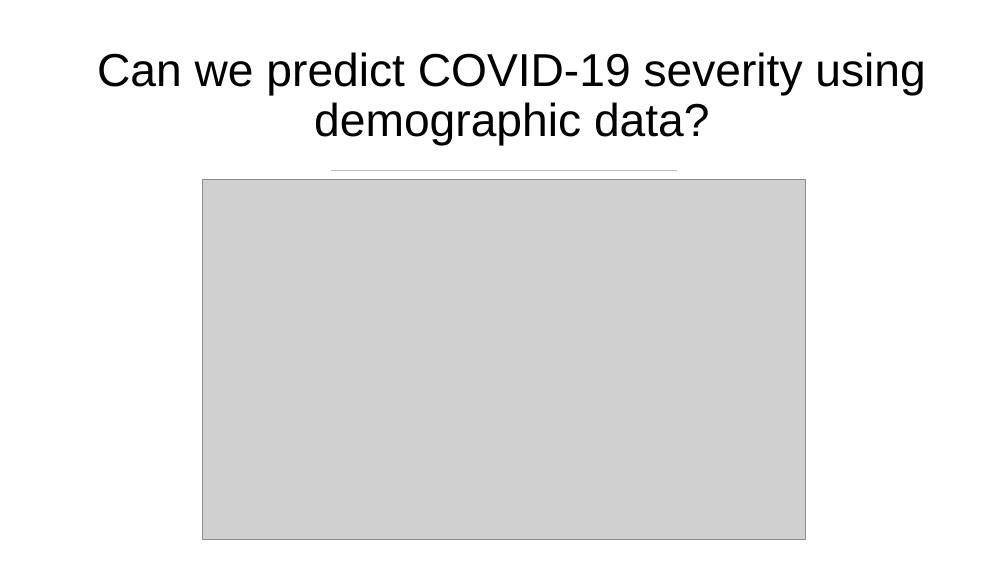
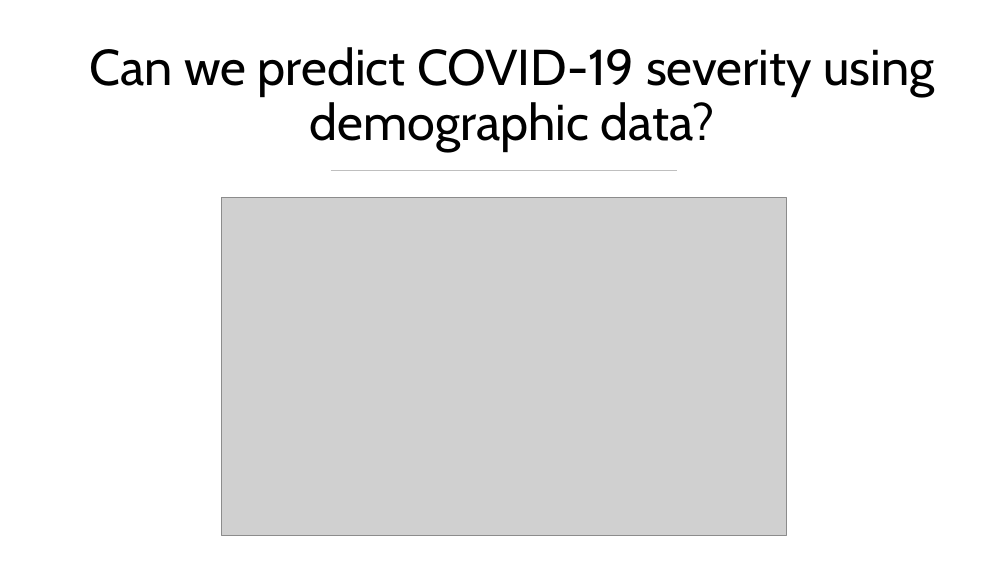
Before and after one commit to cxclark/covid19-analysis, a slide deck: slide 2 of 2020_10_30_covid_usa_analysis.pptx. Drawn at 1008x567 pixels with LibreOffice and Linux fonts; fonts in the diff are those of the drawing; grey boxes stand for pictures. Boxes give left, top, right and bottom in pixels: in the first picture for what was removed or moved away, otherwise in the second. Text is boxed around its words. In the diff, an @@ line names an element or a change of style, - is before the commit and + after.

```diff
--- a/2020_10_30_covid_usa_analysis.pptx
+++ b/2020_10_30_covid_usa_analysis.pptx
@@ title "Can we predict COVID-19 severity ..." at box(90, 47, 934, 151): size 44 to 48 pt, font Arial to Cabin @@
@@ picture: place and size @@
-picture at box(203, 179, 806, 539)
+picture at box(221, 198, 786, 535)
```
Also in this commit, not shown: 22 other slides changed, 2 other files.
